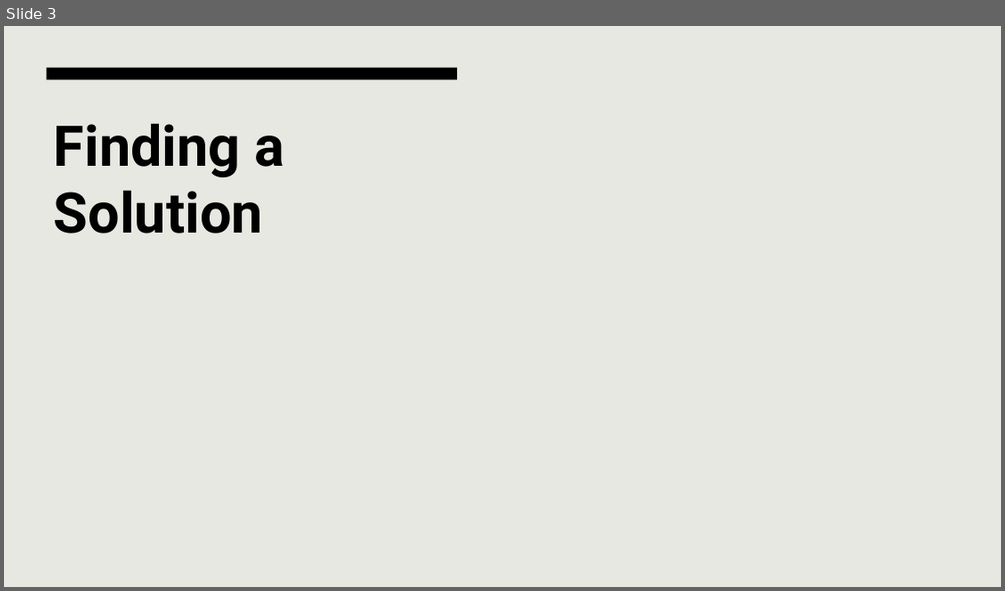
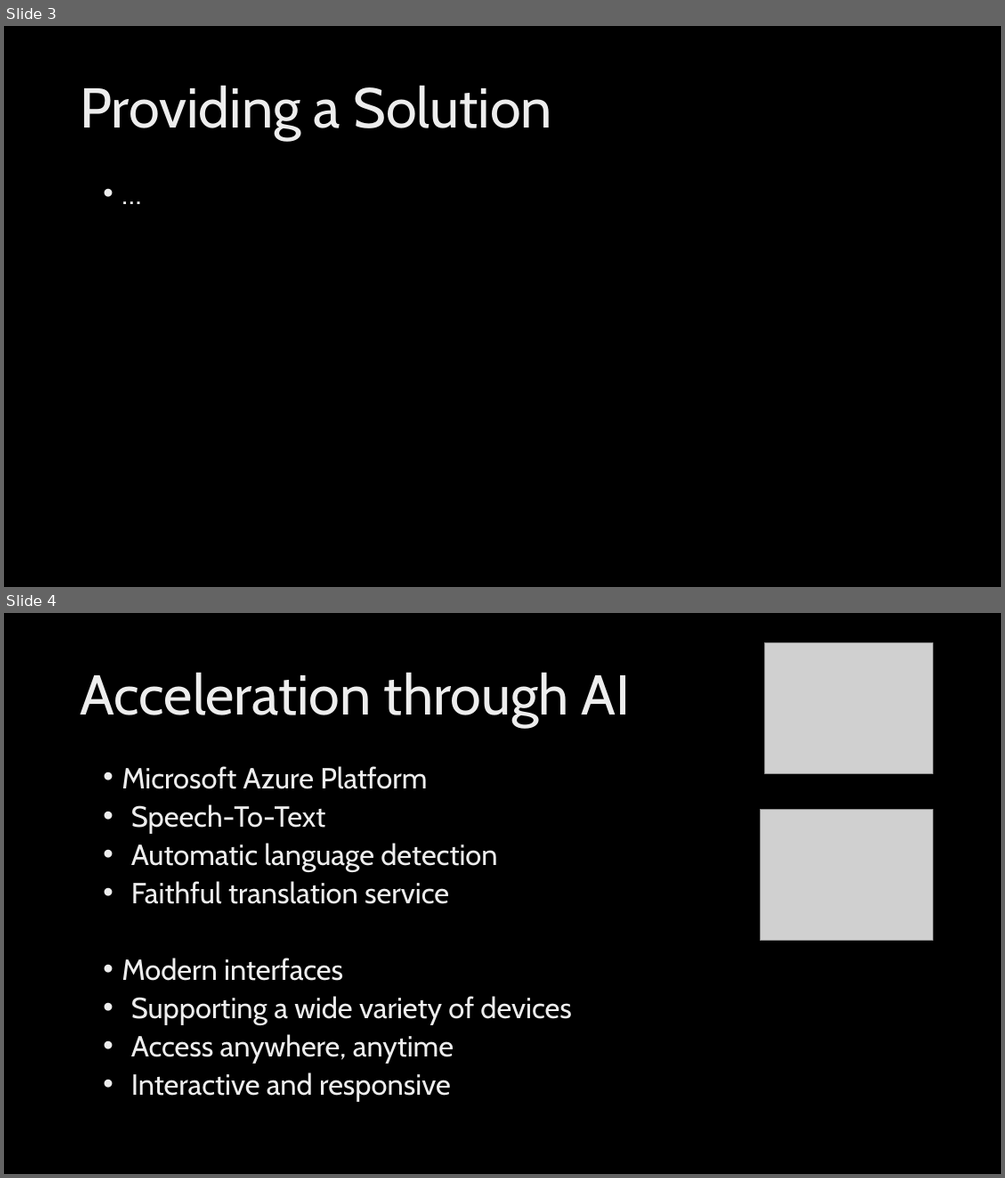
Before and after one commit to Muhlex/whai, a slide deck: presentation/makeathon_knowron_whai_dengl.pptx. Shown one above the other, each under a label of ours: slide 3 before the commit, slides 3 and 4 after it. The pictures are 1005x591 and 1005x1178 pixels, drawn with LibreOffice and Linux fonts; fonts in the diff are those of the drawing; grey boxes stand for pictures; background and template pictures are left out. Boxes give left, top, right and bottom in pixels: in the first picture for what was removed or moved away, otherwise in the second. Text is boxed around its words. In the diff, an @@ line names an element or a change of style, - is before the commit and + after.

```diff
--- a/presentation/makeathon_knowron_whai_dengl.pptx
+++ b/presentation/makeathon_knowron_whai_dengl.pptx
@@ slide 4 added at (4,613,1001,1174), background picture (left out) @@
@@ picture added at (765,643,933,774) @@
@@ title added at (80,672,631,728), 54 pt, text gradient #BFBFBF to #EDEDED to #FFFFFF @@
+Acceleration through AI
@@ text added at (121,766,571,1102), 28 pt, text gradient #BFBFBF to #EDEDED to #FFFFFF @@
+• Microsoft Azure Platform
+• Speech-To-Text
+• Automatic language detection
+• Faithful translation service
+• Modern interfaces
+• Supporting a wide variety of devices
+• Access anywhere, anytime
+• Interactive and responsive
@@ picture added at (760,809,932,941) @@
@@ slide 3 changed as well @@
@@ background #E8E8E2 to picture (left out) @@
@@ rectangle removed at (47,68,457,79) @@
@@ title "Providing a Solution" at (80,85,552,141): vertical alignment top to middle @@
@@ title at (80,85,552,141): text changed; font Roboto to Cabin; text colour #000000 to gradient #BFBFBF to #EDEDED to #FFFFFF; bold off @@
-Finding a Solution
+Providing a Solution
@@ text added at (96,176,932,532), 28 pt, text gradient #BFBFBF to #EDEDED to #FFFFFF @@
+• …
```
Also in this commit, not shown: 1 other slide changed, 2 other slides added, 3 slides removed.
